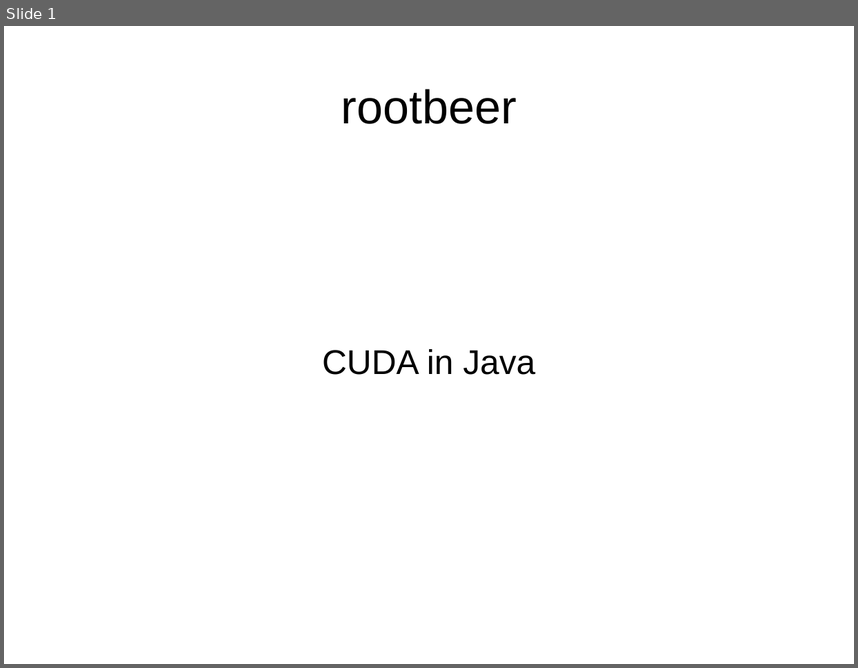
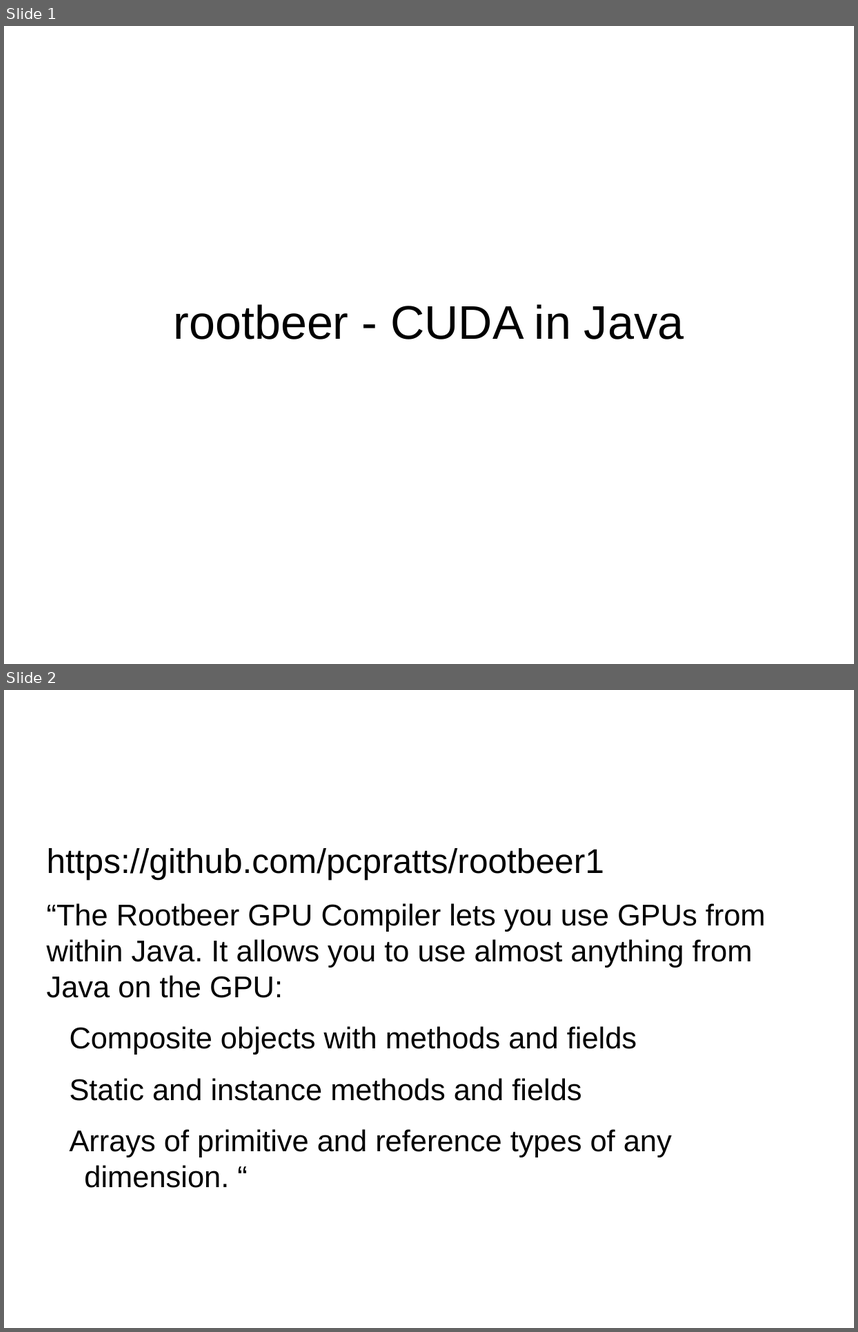
Before and after one commit to Plastefuchs/rootbeer-perf, a slide deck: docs/rootbeer Präsentation.odp. Shown one above the other, each under a label of ours: slide 1 before the commit, slides 1 and 2 after it. The pictures are 858x668 and 858x1332 pixels, drawn with LibreOffice and Linux fonts; fonts in the diff are those of the drawing. Boxes give left, top, right and bottom in pixels: in the first picture for what was removed or moved away, otherwise in the second. Text is boxed around its words. In the diff, an @@ line names an element or a change of style, - is before the commit and + after.

```diff
--- a/docs/rootbeer Präsentation.odp
+++ b/docs/rootbeer Präsentation.odp
@@ slide 2 added at <box>4,690,854,1328</box>, background #FFFFFF @@
@@ text added at <box>47,848,766,1187</box>, 28 pt, text #000000 @@
+https://github.com/pcpratts/rootbeer1
+“The Rootbeer GPU Compiler lets you use GPUs from within Java. It allows you to use almost anything from Java on the GPU:
+Composite objects with methods and fields
+Static and instance methods and fields
+Arrays of primitive and reference types of any dimension. “
@@ slide 1 changed as well @@
@@ title removed at <box>341,89,517,124</box> @@
-rootbeer
@@ title at <box>174,304,684,339</box>: text changed; size 32 to 44 pt @@
-CUDA in Java
+rootbeer - CUDA in Java
```
Also in this commit, not shown: 11 other slides added, 4 other files.
